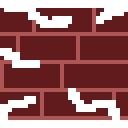
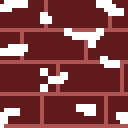
Two versions of the same layered image (128x128). Layer-by-layer changes:
renamed "Layer 1" to "Layer 2", painted on it over [0, 0, 128, 128]
